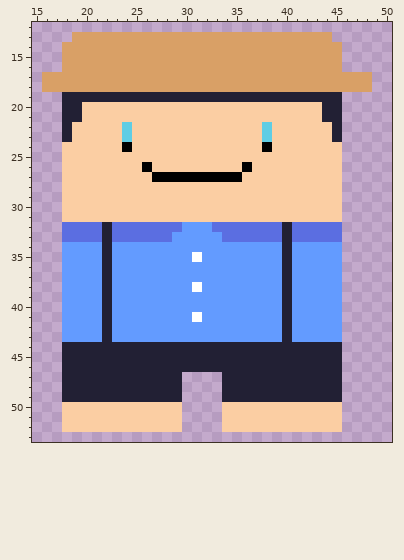
Pixel-art sprite, stored at Survive/Assets/Resources/farmer.png. Above, as it was before the edit.
The file is 192x192 pixels, drawn in blocks of 3x3; one block is one cell here. Shown: x 15..50, y 12..53.
New version:
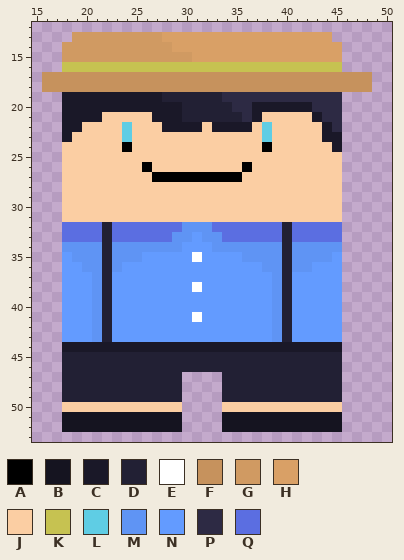
Palette (. is transparent): A #000000  B #151420  C #1a1828  D #222034  E #ffffff  F #c6925d  G #d09a62  H #d9a066  J #fbcea3  K #c6c251  L #5fcde4  M #5f94f4  N #639bff  P #2d2a44  Q #5b6ee1
The edit:
y 13: x 19..27 HHHHHHHHH -> GGGGGGGGG
y 14: x 18..28 HHHHHHHHHHH -> GGGGGGGGGGG
y 15: x 18..30 HHHHHHHHHHHHH -> GGGGGGGGGGGGG
y 16: x 18..45 HHHHHHHHHHHHHHHHHHHHHHHHHHHH -> KKKKKKKKKKKKKKKKKKKKKKKKKKKK
y 17..18: x 16..48 HHHHHHHHHHHHHHHHHHHHHHHHHHHHHHHHH -> FFFFFFFFFFFFFFFFFFFFFFFFFFFFFFFFF
y 19: x 18..27 DDDDDDDDDD -> CCCCCCCCCC; x 34..45 DDDDDDDDDDDD -> PPPPPPPPPPPP
y 20: x 18..45 DDJJJJJJJJJJJJJJJJJJJJJJJJDD -> CCCCCCCCCCCCDDDDDPPCCCCCCPPP
y 21: x 18..21 DDJJ -> CCCC; x 27..37 JJJJJJJJJJJ -> CCCDDDDDDPC; x 43..45 JDD -> CPP
y 22: x 18..19 DJ -> CC; x 28..31 JJJJ -> CCCC; x 33..36 JJJJ -> CCCC; x 44..45 JD -> CP
y 23: x 18 D -> C; x 44..45 JD -> CC
y 24: x 45 J -> C
y 32: x 30..32 NNN -> MMM
y 33: x 29..30 NN -> MM; x 32..33 NN -> MM
y 34: x 18..21 NNNN -> MMMM; x 23..29 NNNNNNN -> MMMMMMM; x 33..39 NNNNNNN -> MMMMMMM; x 41..45 NNNNN -> MMMMM
y 35: x 19..21 NNN -> MMM; x 23..25 NNN -> MMM; x 36..39 NNNN -> MMMM; x 41..44 NNNN -> MMMM
y 36: x 20..21 NN -> MM; x 23 N -> M; x 38..39 NN -> MM; x 41..42 NN -> MM
y 37..43: x 21 N -> M; x 39 N -> M
y 44: x 18..45 DDDDDDDDDDDDDDDDDDDDDDDDDDDD -> CCCCCCCCCCCCCCCCCCCCCCCCCCCC
y 51..52: x 18..29 JJJJJJJJJJJJ -> BBBBBBBBBBBB; x 34..45 JJJJJJJJJJJJ -> BBBBBBBBBBBB
Where, in picture pixels (left, top, right, bottom), the same in both pictures:
changed: (42, 32, 372, 152)
changed: (62, 222, 342, 352)
changed: (62, 412, 182, 432)
changed: (222, 412, 342, 432)
